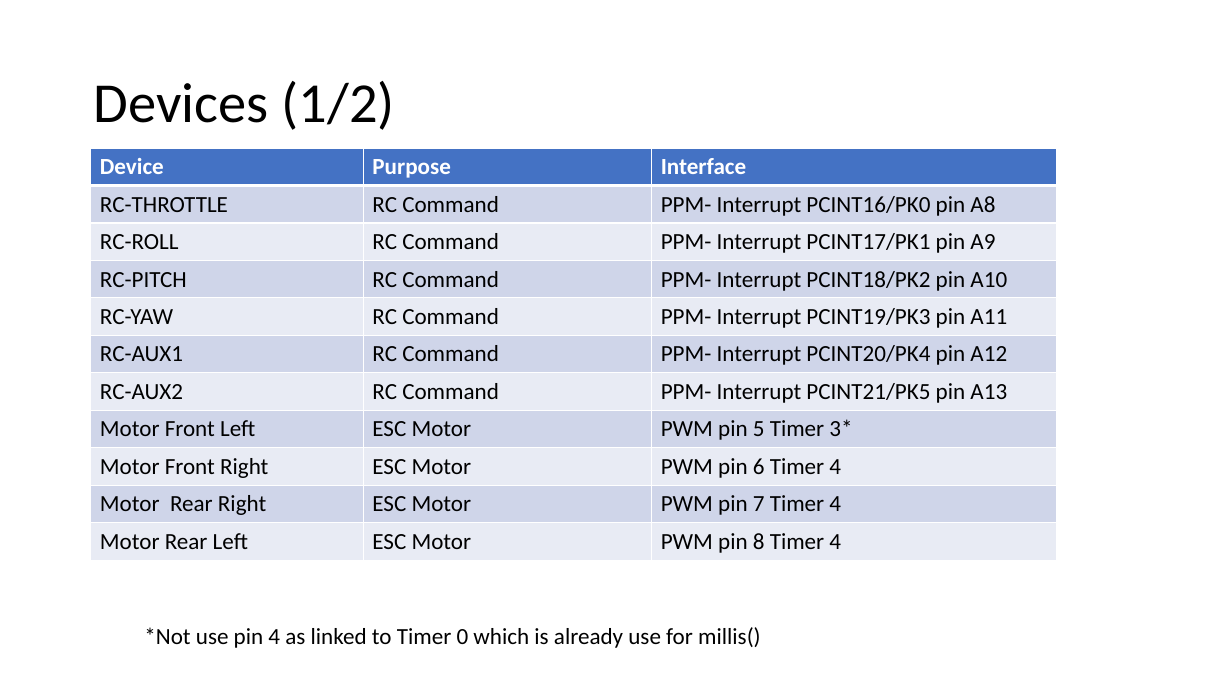
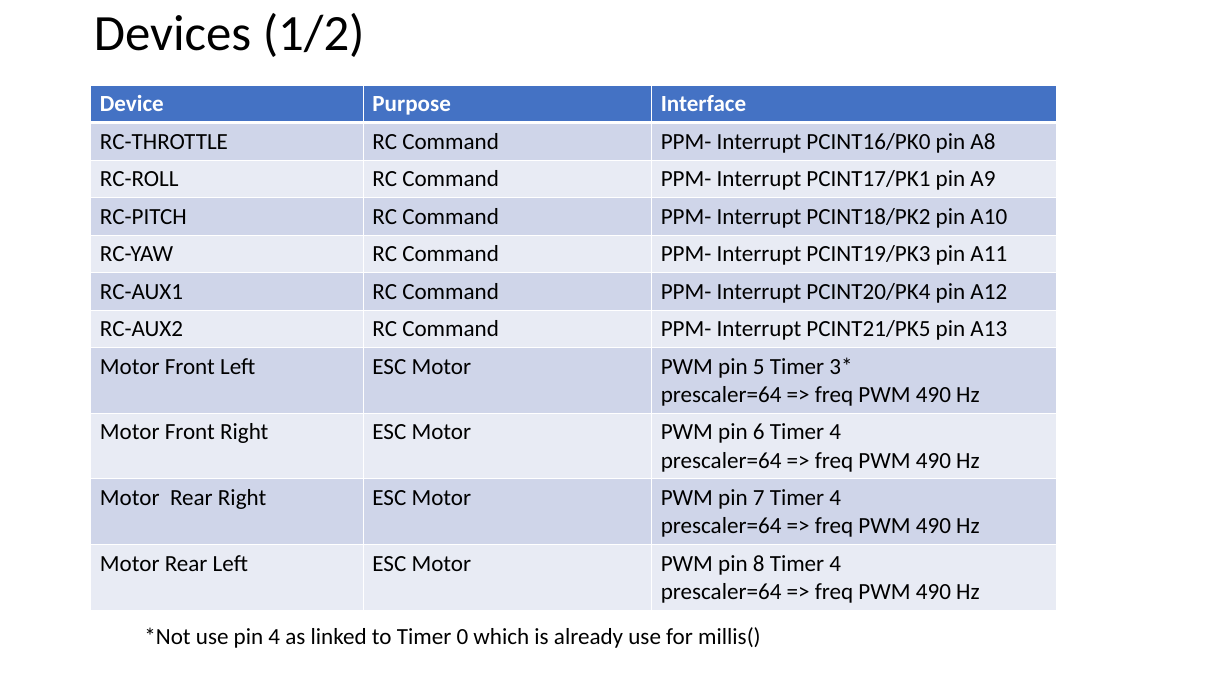
Before and after one commit to RobotEdh/RobotMicroControl, a slide deck: slide 2 of libraries/Diagramm Drone.pptx. Drawn at 1232x693 pixels with LibreOffice and Linux fonts; fonts in the diff are those of the drawing. Boxes give left, top, right and bottom in pixels: in the first picture for what was removed or moved away, otherwise in the second. Text is boxed around its words. In the diff, an @@ line names an element or a change of style, - is before the commit and + after.

Commit message:
doc update

```diff
--- a/libraries/Diagramm Drone.pptx
+++ b/libraries/Diagramm Drone.pptx
@@ title "Devices (1/2)" moved from (x1=94, y1=81, x2=395, y2=130) to (x1=94, y1=13, x2=365, y2=57) @@
@@ title "Devices (1/2)" at (x1=94, y1=13, x2=365, y2=57): size 44 to 39.6 pt @@
@@ table at (x1=91, y1=85, x2=1057, y2=607) @@
-row 8, column 3: PWM pin 5 Timer 3*
+row 8, column 3: PWM pin 5 Timer 3* / prescaler=64 => freq PWM 490 Hz
-row 9, column 3: PWM pin 6 Timer 4
+row 9, column 3: PWM pin 6 Timer 4 / prescaler=64 => freq PWM 490 Hz
-row 10, column 3: PWM pin 7 Timer 4
+row 10, column 3: PWM pin 7 Timer 4 / prescaler=64 => freq PWM 490 Hz
-row 11, column 3: PWM pin 8 Timer 4
+row 11, column 3: PWM pin 8 Timer 4 / prescaler=64 => freq PWM 490 Hz
@@ table resized from (x1=91, y1=148, x2=1057, y2=560) to (x1=91, y1=85, x2=1057, y2=607) @@
```
